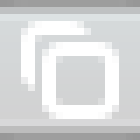
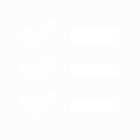
Layers edited between the first and the second 140x140 image:
added layer "Apply" above "Additional" over [21, 21, 119, 119]
hid "Copy" over [21, 21, 119, 119]
hid "Слой 2" over [0, 0, 140, 140]
